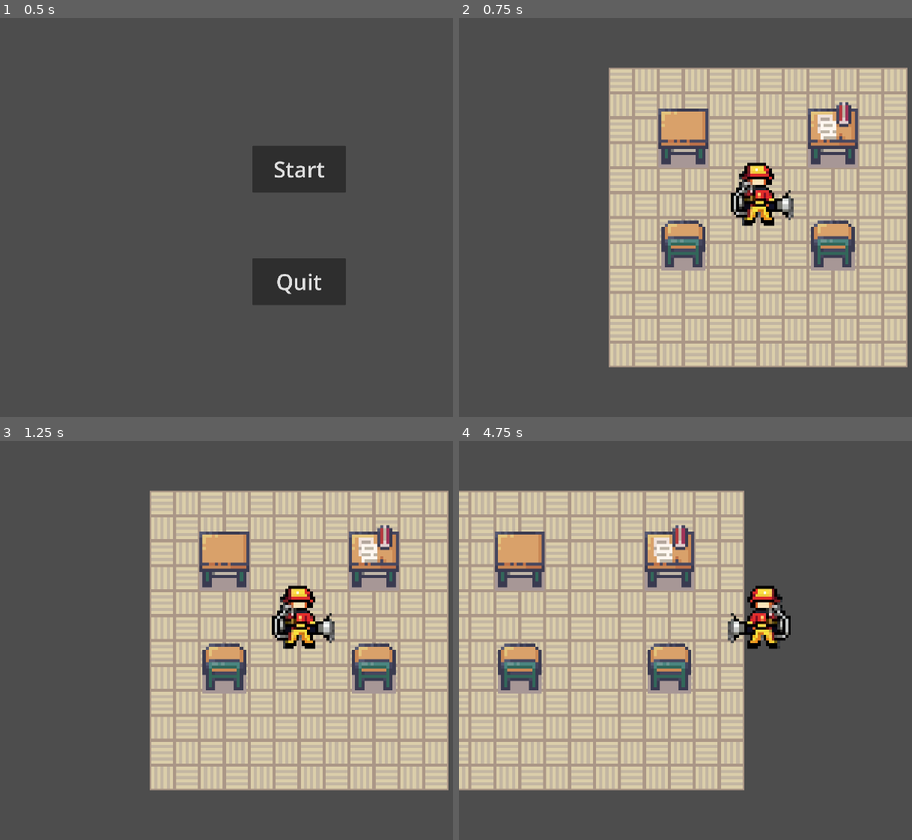
Above: before the commit, frames 1-4 (two rows, left to right).
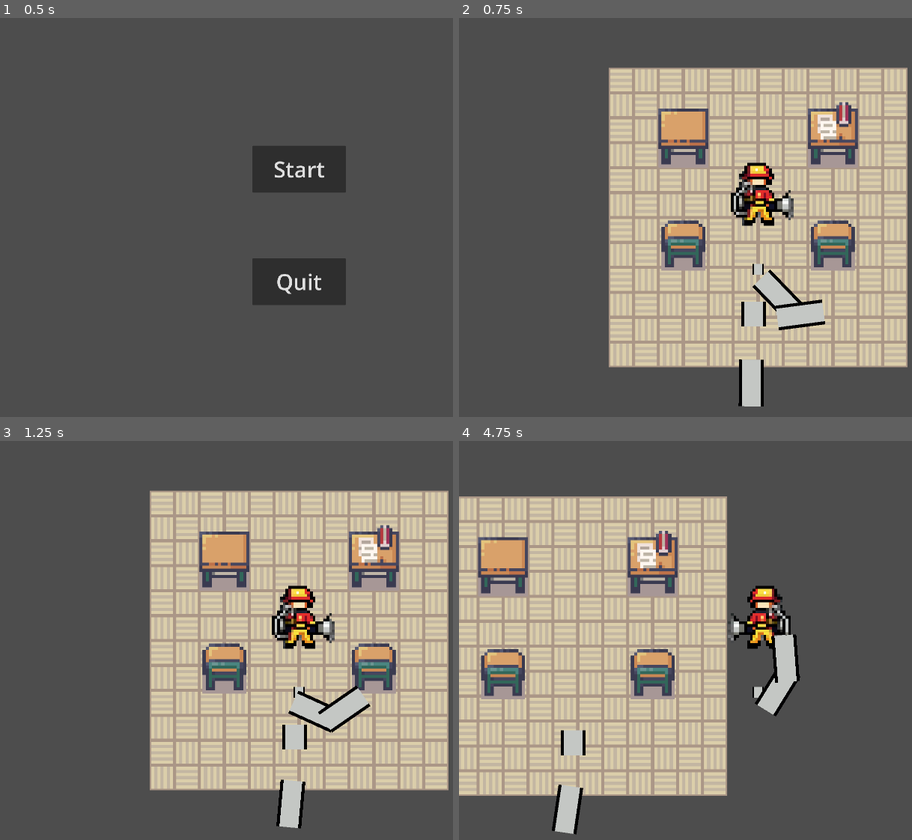
Above: after the commit, the same moments.

Repository: cxhuy/Firefighter_Prototype
Game: Godot game, scene res://Scenes/main.tscn
The game is run twice, just before and just after one commit, with the same random seed, the same clock (stepped at 60 frames per second) and the same inputs.
Inputs:
- Up to frame 1 (0.5 s): no input
- Up to frame 2 (0.75 s): click "Start" at 0.5 s
- Up to frame 3 (1.25 s): no input
- Up to frame 4 (4.75 s): hold Right (ui_right) 1.28-2.03 s; hold Down (ui_down) 2.03-2.78 s; hold Right (ui_right) 2.78-3.53 s; hold Up (ui_up) 3.53-4.28 s; hold Left (ui_left) from 4.28 s (still down)

Frame 1 is identical in both runs. In frame 2, 2.2% of the frame differs, in the area x 61-81%, y 61-98%; in frame 3, 2.2%; in frame 4, 27%, in the area x 0-76%, y 12-99%.

Commit message:
feat: add initial hose

Diff:
--- a/Scenes/character.tscn
+++ b/Scenes/character.tscn
@@ -1,7 +1,8 @@
-[gd_scene load_steps=5 format=3 uid="uid://bxxmbt1qxarmo"]
+[gd_scene load_steps=6 format=3 uid="uid://bxxmbt1qxarmo"]
 
 [ext_resource type="Script" path="res://Scripts/character.gd" id="1_ffhdl"]
 [ext_resource type="Texture2D" uid="uid://cqb0776f0bnh1" path="res://Sprites/Character/Idle/idle_1.png" id="2_r3ryb"]
+[ext_resource type="PackedScene" uid="uid://4f4rc0iea683" path="res://Scenes/hose.tscn" id="3_ggwlp"]
 
 [sub_resource type="SpriteFrames" id="SpriteFrames_apx7x"]
 animations = [{
@@ -32,3 +33,7 @@
 
 [node name="Camera2D" type="Camera2D" parent="."]
 zoom = Vector2(5, 5)
+
+[node name="Hose" parent="." instance=ExtResource("3_ggwlp")]
+position = Vector2(0, 19)
+scale = Vector2(0.25, 0.25)
--- a/Scenes/game.tscn
+++ b/Scenes/game.tscn
@@ -1,9 +1,10 @@
-[gd_scene load_steps=9 format=3 uid="uid://s4o2dk6ut583"]
+[gd_scene load_steps=10 format=3 uid="uid://s4o2dk6ut583"]
 
 [ext_resource type="Texture2D" uid="uid://bogtmgicwrjq8" path="res://Sprites/Background/Room_Builder_free_32x32.png" id="3_0bsnx"]
 [ext_resource type="PackedScene" uid="uid://bxxmbt1qxarmo" path="res://Scenes/character.tscn" id="3_bwh2j"]
 [ext_resource type="Texture2D" uid="uid://cbwug4x2m8qvi" path="res://Sprites/Background/school_floor.png" id="3_ff6b2"]
 [ext_resource type="Texture2D" uid="uid://1x78stexmpjr" path="res://Sprites/Background/Interiors_free_32x32.png" id="4_g6a2c"]
+[ext_resource type="PackedScene" uid="uid://4f4rc0iea683" path="res://Scenes/hose.tscn" id="5_rpqsu"]
 
 [sub_resource type="TileSetAtlasSource" id="TileSetAtlasSource_mf63m"]
 texture = ExtResource("3_0bsnx")
@@ -3979,3 +3980,6 @@
 
 [node name="Character" parent="." instance=ExtResource("3_bwh2j")]
 scale = Vector2(1.75, 1.75)
+
+[node name="Hose" parent="." instance=ExtResource("5_rpqsu")]
+position = Vector2(-3, 62)
--- /dev/null
+++ b/Scenes/hose.tscn
@@ -0,0 +1,33 @@
+[gd_scene load_steps=4 format=3 uid="uid://4f4rc0iea683"]
+
+[ext_resource type="Texture2D" uid="uid://b0fmxsafffifn" path="res://Sprites/hose.png" id="1_snpp6"]
+[ext_resource type="PackedScene" uid="uid://dkjqpkcsatk50" path="res://Scenes/hose_segment.tscn" id="2_o2s28"]
+
+[sub_resource type="RectangleShape2D" id="RectangleShape2D_fh7ys"]
+size = Vector2(16, 16)
+
+[node name="Hose" type="Node2D"]
+
+[node name="HosePoint" type="StaticBody2D" parent="."]
+
+[node name="Hose" type="Sprite2D" parent="HosePoint"]
+texture = ExtResource("1_snpp6")
+
+[node name="CollisionShape2D" type="CollisionShape2D" parent="HosePoint"]
+shape = SubResource("RectangleShape2D_fh7ys")
+
+[node name="PinJoint2D" type="PinJoint2D" parent="."]
+position = Vector2(0, 18)
+node_a = NodePath("../HosePoint")
+node_b = NodePath("../HoseSegment")
+
+[node name="HoseSegment" parent="." instance=ExtResource("2_o2s28")]
+position = Vector2(0, 43)
+
+[node name="PinJoint2D2" type="PinJoint2D" parent="."]
+position = Vector2(0, 68)
+node_a = NodePath("../HoseSegment")
+node_b = NodePath("../HoseSegment2")
+
+[node name="HoseSegment2" parent="." instance=ExtResource("2_o2s28")]
+position = Vector2(0, 93)
--- a/Scenes/hose_segment.tscn
+++ b/Scenes/hose_segment.tscn
@@ -6,11 +6,12 @@
 radius = 8.0
 
 [node name="HoseSegment" type="RigidBody2D"]
-
-[node name="CollisionShape2D" type="CollisionShape2D" parent="."]
-shape = SubResource("CapsuleShape2D_0tcla")
+gravity_scale = 0.0
 
 [node name="Hose" type="Sprite2D" parent="."]
 position = Vector2(0, -4.76837e-07)
 scale = Vector2(1, 1.875)
 texture = ExtResource("1_s6klf")
+
+[node name="CollisionShape2D" type="CollisionShape2D" parent="."]
+shape = SubResource("CapsuleShape2D_0tcla")
